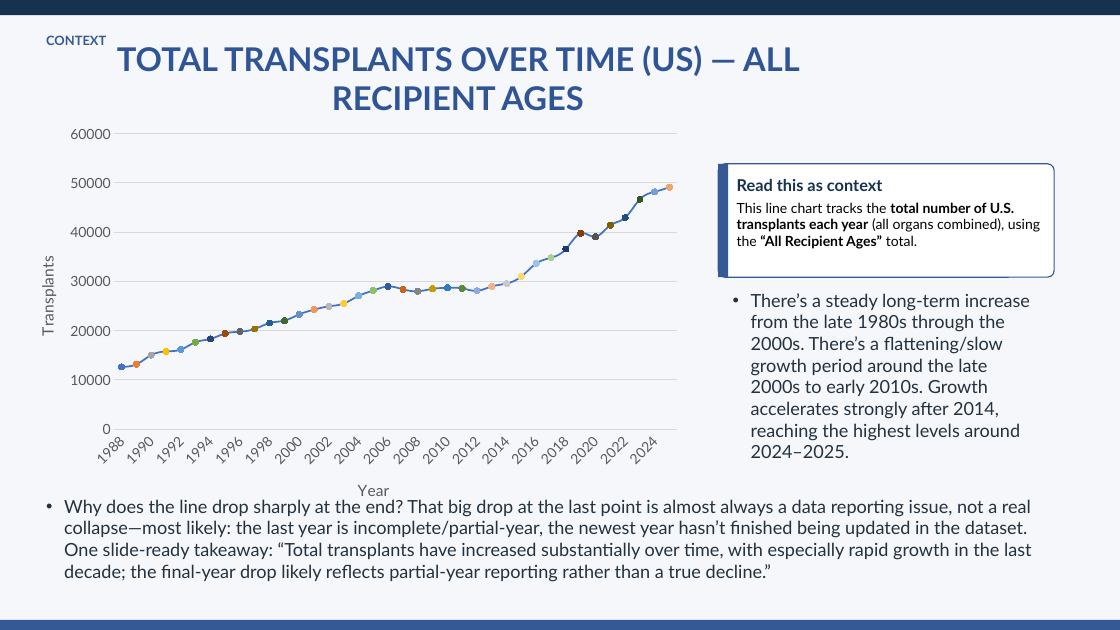
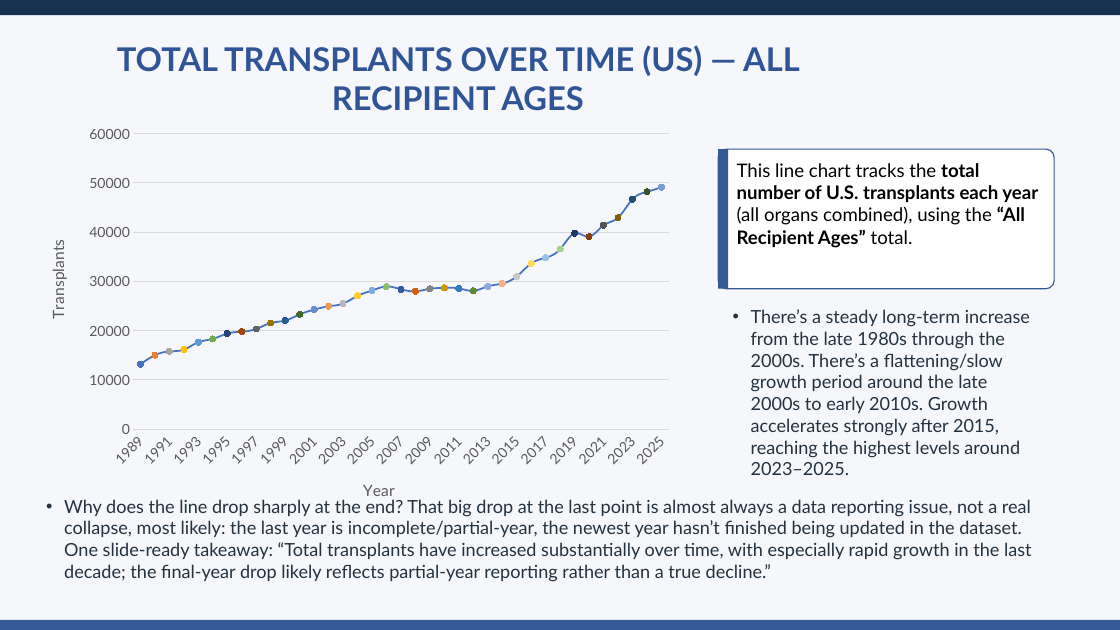
Before and after one commit to ansonrk/Capstone-DA16, a slide deck: slide 6 of DASHBOARD/transplant_equity_capstone_MVP.pptx (slide 5 before the commit). Drawn at 1120x630 pixels with LibreOffice and Linux fonts; fonts in the diff are those of the drawing. Boxes give left, top, right and bottom in pixels: in the first picture for what was removed or moved away, otherwise in the second. Text is boxed around its words. In the diff, an @@ line names an element or a change of style, - is before the commit and + after.

```diff
--- a/DASHBOARD/transplant_equity_capstone_MVP.pptx
+++ b/DASHBOARD/transplant_equity_capstone_MVP.pptx
@@ text removed at (46, 35, 106, 45) @@
-CONTEXT
@@ line chart at (22, 112, 691, 536) @@
-categories: 1988, 1989, 1990, 1991, 1992, 1993, 1994, 1995, 1996, 1997, 1998, 1999, 2000, 2001, 2002, 2003, 2004, 2005, 2006, 2007, 2008, 2009, 2010, 2011, 2012, 2013, 2014, 2015, 2016, 2017, 2018, 2019, 2020, 2021, 2022, 2023, 2024, 2025
+categories: 1989, 1990, 1991, 1992, 1993, 1994, 1995, 1996, 1997, 1998, 1999, 2000, 2001, 2002, 2003, 2004, 2005, 2006, 2007, 2008, 2009, 2010, 2011, 2012, 2013, 2014, 2015, 2016, 2017, 2018, 2019, 2020, 2021, 2022, 2023, 2024, 2025
-Series 1: 13000, 13000, 15000, 16000, 16000, 18000, 18000, 19000, 20000, 20000, 22000, 22000, 23000, 24000, 25000, 25000, 27000, 28000, 29000, 28000, 28000, 28000, 29000, 29000, 28000, 29000, 30000, 31000, 34000, 35000, 37000, 40000, 39000, 41000, 43000, 47000, 48000, 49000
+Series 1: 13000, 15000, 16000, 16000, 18000, 18000, 19000, 20000, 20000, 22000, 22000, 23000, 24000, 25000, 25000, 27000, 28000, 29000, 28000, 28000, 28000, 29000, 29000, 28000, 29000, 30000, 31000, 34000, 35000, 37000, 40000, 39000, 41000, 43000, 47000, 48000, 49000
@@ category axis title "Year " to "Year" @@
@@ value axis title "Transplants " to "Transplants" @@
@@ plot area changed @@
@@ line chart: place and size @@
-line chart at (34, 112, 692, 536)
+line chart at (22, 112, 691, 536)
@@ rounded rectangle: place and size @@
-rounded rectangle at (718, 164, 1054, 277)
+rounded rectangle at (718, 149, 1054, 288)
@@ rectangle: place and size @@
-rectangle at (718, 164, 728, 277)
+rectangle at (718, 149, 728, 288)
@@ text "This line chart tracks the ...": place and size @@
-text "This line chart tracks the ..." at (737, 202, 1040, 249)
+text "This line chart tracks the ..." at (737, 163, 1038, 248)
@@ text "This line chart tracks the ..." at (737, 163, 1038, 248): size 12 to 16 pt @@
@@ text removed at (737, 179, 883, 191) @@
-Read this as context
@@ text at (751, 309, 1030, 475): text changed @@
-• There’s a steady long-term increase from the late 1980s through the 2000s. There’s a flattening/slow growth period around the late 2000s to early 2010s. Growth accelerates strongly after 2014, reaching the highest levels around 2024–2025.
+• There’s a steady long-term increase from the late 1980s through the 2000s. There’s a flattening/slow growth period around the late 2000s to early 2010s. Growth accelerates strongly after 2015, reaching the highest levels around 2023–2025.
@@ text at (64, 499, 1032, 582): text changed @@
-• Why does the line drop sharply at the end? That big drop at the last point is almost always a data reporting issue, not a real collapse—most likely: the last year is incomplete/partial-year, the newest year hasn’t finished being updated in the dataset. One slide-ready takeaway: “Total transplants have increased substantially over time, with especially rapid growth in the last decade; the final-year drop likely reflects partial-year reporting rather than a true decline.”
+• Why does the line drop sharply at the end? That big drop at the last point is almost always a data reporting issue, not a real collapse, most likely: the last year is incomplete/partial-year, the newest year hasn’t finished being updated in the dataset. One slide-ready takeaway: “Total transplants have increased substantially over time, with especially rapid growth in the last decade; the final-year drop likely reflects partial-year reporting rather than a true decline.”
```
Also in this commit, not shown: 14 other slides changed, 6 slides added, 3 slides removed, 1 other file.
